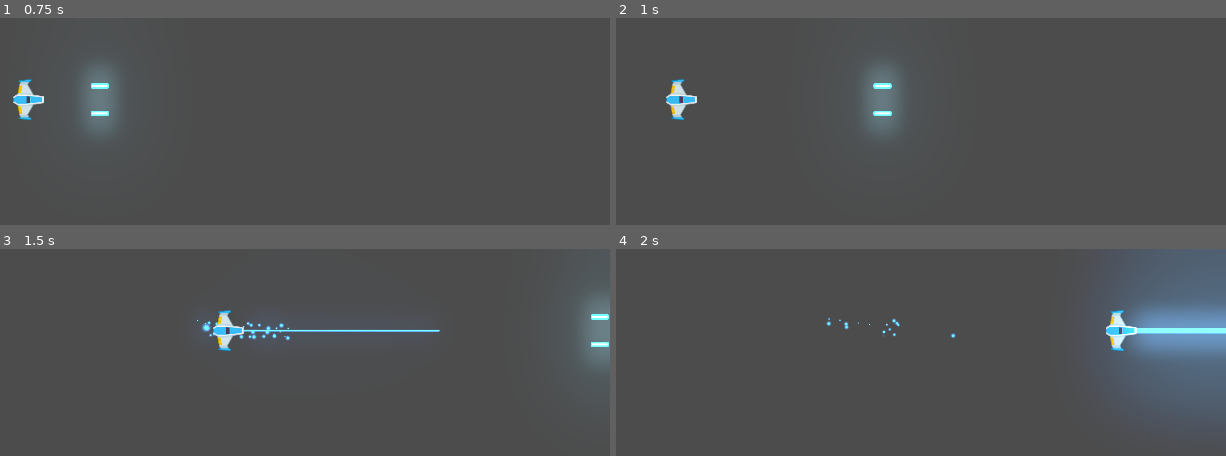
Above: before the commit, frames 1-4 (two rows, left to right).
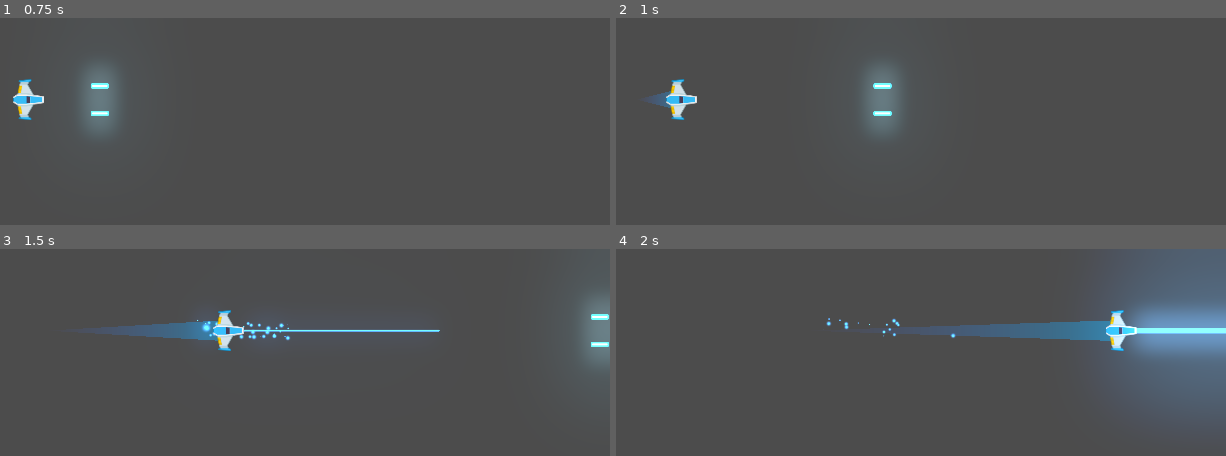
Above: after the commit, the same moments.

Repository: AlenSakeiro/Meteoritos-Juego
Game: Godot game, scene res://Juego/Niveles/NivelTest.tscn
Two runs of this game, one before a commit and one after it. Both use one fixed random seed, a clock stepped at 60 frames per second and the inputs below.
Inputs (mouse positions are in pixels of both pictures, inside the frame that each line leads up to):
- Up to frame 1 (0.75 s): tap Enter at 0.5 s; move the mouse to (outside the picture) at 0.52 s; hold W (mover_adelante) from 0.53 s (still down); click (outside the picture) at 0.6 s
- Up to frame 2 (1 s): keep holding W (mover_adelante)
- Up to frame 3 (1.5 s): keep holding W (mover_adelante); move the mouse to (outside the picture) at 1.27 s; right-click (outside the picture) at 1.35 s
- Up to frame 4 (2 s): keep holding W (mover_adelante)

Frame 1 is identical in both runs. In frame 2, 0.2% of the frame differs, in the area x 5-10%, y 35-44%; in frame 3, 1.2%; in frame 4, 2.2%, in the area x 45-82%, y 34-45%.

Commit message:
Commit
 - Trail
 - MotorSFX

Diff:
--- /dev/null
+++ b/Juego/Naves/Player/Estela/Trail2D.gd
@@ -0,0 +1,113 @@
+# Draws a 2D trail using Godot's `Line2D`.
+#
+# Instantiate `Trail2D` as a child of a moving node to use it. To control the color, width curve,
+# texture, or trail width, use parameters from the `Line2D` class.
+tool
+
+class_name Estela
+extends Line2D
+
+export var is_emitting := false setget set_emitting
+
+# Distance in pixels between vertices. A higher resolution leads to more details.
+export var resolution := 5.0
+# Life of each point in seconds before it is deleted.
+export var lifetime := 0.5
+# Maximum number of points allowed on the curve.
+export var max_points := 100 setget set_max_points
+
+# Optional path to the target node to follow. If not set, the instance follows its parent.
+export var target_path: NodePath
+
+var _points_creation_time := []
+var _last_point := Vector2.ZERO
+var _clock := 0.0
+var _offset := 0.0
+
+onready var target: Node2D = get_node_or_null(target_path)
+
+## Setters y Getters
+func set_max_points(valor: int) -> void:
+	max_points = valor
+
+func _ready() -> void:
+	if not target:
+		target = get_parent() as Node2D
+
+	if Engine.editor_hint:
+		set_process(false)
+		return
+
+	_offset = position.length()
+	set_as_toplevel(true)
+	clear_points()
+	position = Vector2.ZERO
+	_last_point = to_local(target.global_position) + calculate_offset()
+
+
+func _get_configuration_warning() -> String:
+	var warning := "Missing Target node: assign a Node that extends Node2D in the Target Path or make the Trail a child of a parent that extends Node2D"
+	if target:
+		warning = ""
+	return warning
+
+
+func _process(delta: float) -> void:
+	_clock += delta
+	remove_older()
+
+	if not is_emitting:
+		return
+
+	# Adding new points if necessary.
+	var desired_point := to_local(target.global_position)
+	var distance: float = _last_point.distance_to(desired_point)
+	if distance > resolution:
+		add_timed_point(desired_point, _clock)
+
+
+# Creates a new point and stores its creation time.
+func add_timed_point(point: Vector2, time: float) -> void:
+	add_point(point + calculate_offset())
+	_points_creation_time.append(time)
+	_last_point = point
+	if get_point_count() > max_points:
+		remove_first_point()
+
+
+# Calculates the offset of the trail from its target.
+func calculate_offset() -> Vector2:
+	return - 1.0 * polar2cartesian(1.0, target.rotation).rotated(- PI / 2) * _offset
+
+
+# Removes the first point in the line and the corresponding time.
+func remove_first_point() -> void:
+	if get_point_count() > 1:
+		remove_point(0)
+	_points_creation_time.pop_front()
+
+
+# Remove points older than `lifetime`.
+func remove_older() -> void:
+	for creation_time in _points_creation_time:
+		var delta = _clock - creation_time
+		if delta > lifetime:
+			remove_first_point()
+		# Points in `_points_creation_time` are ordered from oldest to newest so as soon as a point
+		# isn't older than `lifetime`, we know all remaining points should stay as well.
+		else:
+			break
+
+
+func set_emitting(emitting: bool) -> void:
+	is_emitting = emitting
+	if Engine.editor_hint:
+		return
+
+	if not is_inside_tree():
+		yield(self, "ready")
+
+	if is_emitting:
+		clear_points()
+		_points_creation_time.clear()
+		_last_point = to_local(target.global_position) + calculate_offset()
--- /dev/null
+++ b/Juego/Naves/Player/Estela/Trail2D.tscn
@@ -0,0 +1,17 @@
+[gd_scene load_steps=4 format=2]
+
+[ext_resource path="res://Juego/Naves/Player/Estela/Trail2D.gd" type="Script" id=1]
+
+[sub_resource type="Curve" id=1]
+_data = [ Vector2( 0, 0 ), 0.0, 1.0, 0, 1, Vector2( 1, 1 ), 1.0, 0.0, 1, 0 ]
+
+[sub_resource type="Gradient" id=2]
+colors = PoolColorArray( 0.294118, 0.356863, 0.670588, 0, 0.203922, 0.478431, 0.576471, 1 )
+
+[node name="Trail2D" type="Line2D"]
+points = PoolVector2Array( 0, 0, 32, 0 )
+width_curve = SubResource( 1 )
+default_color = Color( 1, 1, 1, 1 )
+gradient = SubResource( 2 )
+joint_mode = 2
+script = ExtResource( 1 )
--- /dev/null
+++ b/Juego/Naves/Player/Motor/Motor.gd
@@ -0,0 +1,38 @@
+class_name Motor
+extends AudioStreamPlayer2D
+
+
+export var tiempo_transicion:float = 0.6
+export var volumen_apagado:float = -30.0
+
+
+onready var tween_sonido:Tween = $Tween
+
+
+var volumen_original:float
+
+
+func _ready() -> void:
+	volumen_original = volume_db
+	volume_db = volumen_apagado
+
+func sonido_on() -> void:
+	if not playing:
+		play()
+
+	efecto_transicion(volume_db, volumen_original)
+
+func sonido_off() -> void:
+	efecto_transicion(volume_db, volumen_apagado)
+
+func efecto_transicion(desde_vol: float, hasta_vol: float) -> void:
+	tween_sonido.interpolate_property(
+		self,
+		"volume_db",
+		desde_vol,
+		hasta_vol,
+		tiempo_transicion,
+		Tween.TRANS_LINEAR,
+		Tween.EASE_OUT_IN
+	)
+	tween_sonido.start()
--- /dev/null
+++ b/Juego/Naves/Player/Motor/MotorSFX.tscn
@@ -0,0 +1,11 @@
+[gd_scene load_steps=3 format=2]
+
+[ext_resource path="res://Juego/Audio/motor.ogg" type="AudioStream" id=1]
+[ext_resource path="res://Juego/Naves/Player/Motor/Motor.gd" type="Script" id=2]
+
+[node name="MotorSFX" type="AudioStreamPlayer2D"]
+stream = ExtResource( 1 )
+bus = "SFX"
+script = ExtResource( 2 )
+
+[node name="Tween" type="Tween" parent="."]
--- a/Juego/Naves/Player/Player.gd
+++ b/Juego/Naves/Player/Player.gd
@@ -4,10 +4,13 @@
 ## Atributos Onready
 onready var canion:Canion = $Canion
 onready var laser:RayoLaser = $LaserBeam2D
+onready var estela:Estela = $EstelaPuntoInicio/Trail2D
+onready var motor_sfx:Motor = $MotorSFX
 
 ## Atributos export
 export var potencia_motor:int = 20
 export var potencia_rotacion:int = 280
+export var estela_maxima:int = 150
 
 
 ## Atributos
@@ -16,12 +19,23 @@
 
 ## Metodos
 func _unhandled_input(event: InputEvent) -> void:
-	#DisparoRayo
+	# DisparoRayo
 	if event.is_action_pressed("disparo_secundario"):
 		laser.set_is_casting(true)
 
 	if event.is_action_released("disparo_secundario"):
 		laser.set_is_casting(false)
+	# Control Estela
+	if event.is_action_pressed("mover_adelante"):
+		estela.set_max_points(estela_maxima)
+		motor_sfx.sonido_on()
+	elif event.is_action_pressed("mover_atras"):
+		estela.set_max_points(0)
+		motor_sfx.sonido_on()
+
+	if (event.is_action_released("mover_adelante")
+		or event.is_action_released("mover_atras")):
+			motor_sfx.sonido_off()
 
 func _integrate_forces(_state: Physics2DDirectBodyState) -> void:
 	apply_central_impulse(empuje.rotated(rotation))
--- a/Juego/Naves/Player/Player.tscn
+++ b/Juego/Naves/Player/Player.tscn
@@ -1,10 +1,12 @@
-[gd_scene load_steps=7 format=2]
+[gd_scene load_steps=9 format=2]
 
 [ext_resource path="res://Juego/Naves/Player/player_blue.png" type="Texture" id=1]
 [ext_resource path="res://Juego/Naves/Player/MaterialFisico.tres" type="PhysicsMaterial" id=2]
 [ext_resource path="res://Juego/Naves/Player/Player.gd" type="Script" id=3]
 [ext_resource path="res://Juego/Proyectiles/Canion.tscn" type="PackedScene" id=4]
 [ext_resource path="res://Juego/Proyectiles/Laser/LaserBeam2D.tscn" type="PackedScene" id=5]
+[ext_resource path="res://Juego/Naves/Player/Estela/Trail2D.tscn" type="PackedScene" id=6]
+[ext_resource path="res://Juego/Naves/Player/Motor/MotorSFX.tscn" type="PackedScene" id=7]
 
 [sub_resource type="CircleShape2D" id=1]
 radius = 37.054
@@ -36,4 +38,17 @@
 [node name="LaserBeam2D" parent="." instance=ExtResource( 5 )]
 position = Vector2( 38, 0 )
 
+[node name="EstelaPuntoInicio" type="Position2D" parent="."]
+position = Vector2( -9, 0 )
+
+[node name="Trail2D" parent="EstelaPuntoInicio" instance=ExtResource( 6 )]
+points = PoolVector2Array( 0, 0, 60, 0 )
+width = 50.0
+is_emitting = true
+lifetime = 0.6
+max_points = 150
+target_path = NodePath("..")
+
+[node name="MotorSFX" parent="." instance=ExtResource( 7 )]
+
 [editable path="Canion"]
--- a/project.godot
+++ b/project.godot
@@ -13,6 +13,16 @@
 "class": "Canion",
 "language": "GDScript",
 "path": "res://Juego/Proyectiles/Canion.gd"
+}, {
+"base": "Line2D",
+"class": "Estela",
+"language": "GDScript",
+"path": "res://Juego/Naves/Player/Estela/Trail2D.gd"
+}, {
+"base": "AudioStreamPlayer2D",
+"class": "Motor",
+"language": "GDScript",
+"path": "res://Juego/Naves/Player/Motor/Motor.gd"
 }, {
 "base": "Node2D",
 "class": "Nivel",
@@ -36,6 +46,8 @@
 } ]
 _global_script_class_icons={
 "Canion": "",
+"Estela": "",
+"Motor": "",
 "Nivel": "",
 "Player": "",
 "Proyectil": "",
Not shown, added: Juego/Audio/motor.ogg.import
Not shown, added: Juego/Audio/motor.ogg
